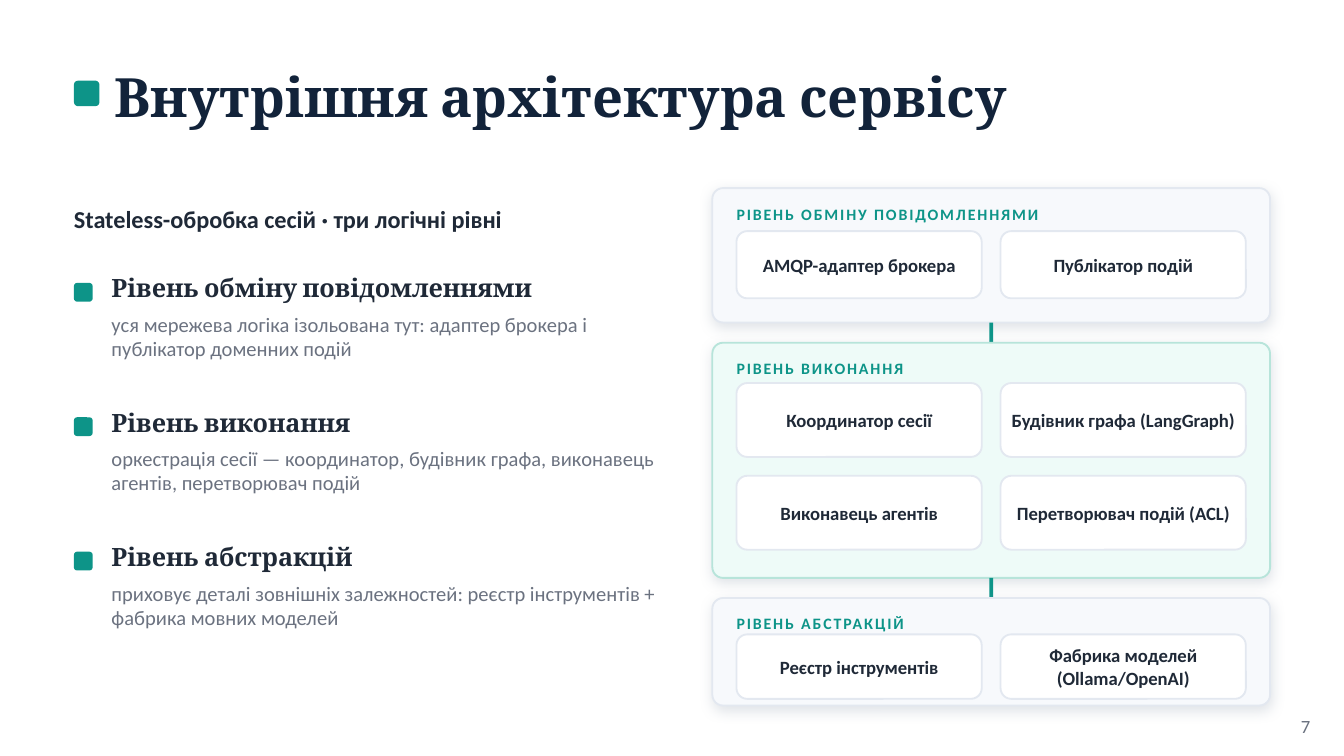
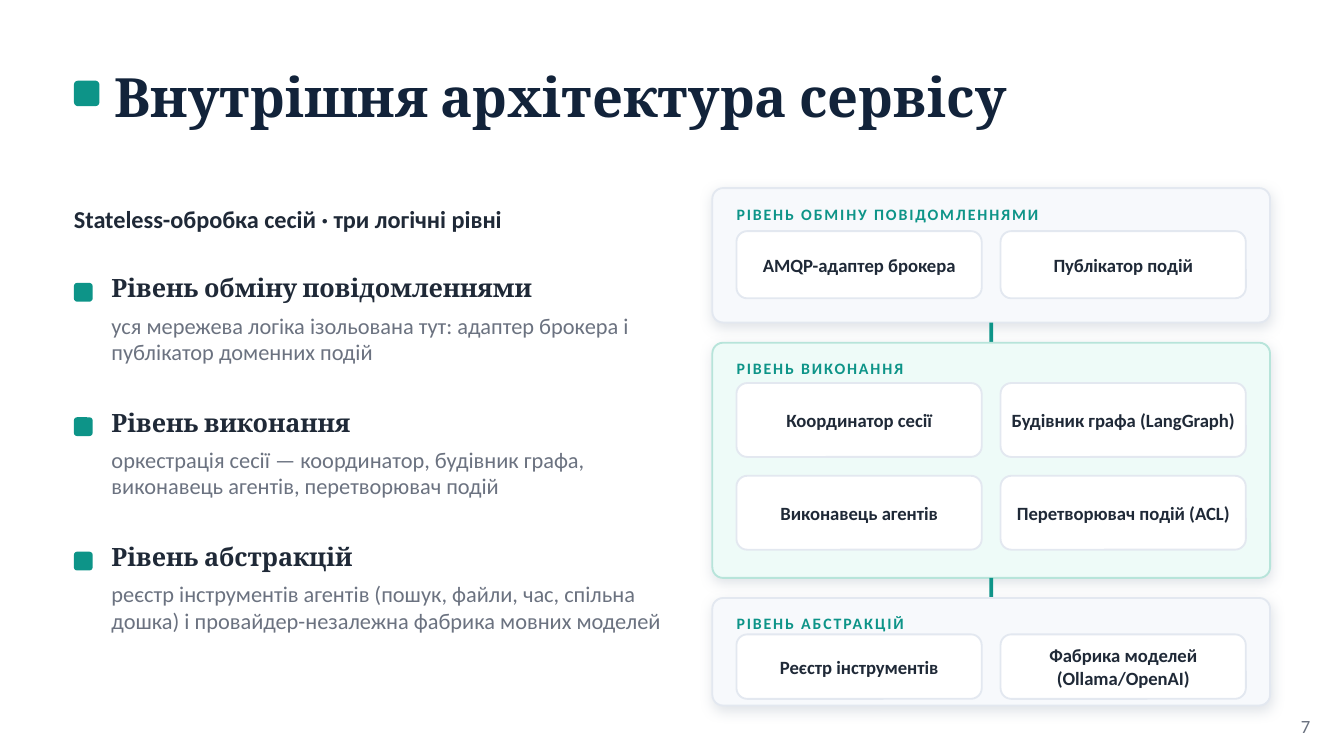
Before and after one commit to NureShelekhanOleksandr/2026_B_PI_PZPI-22-2_Shelekhan_O_M, a slide deck: slide 7 of 2026_Б_ПІ_ПЗПІ-22-2_Шелехань_О_М.pptx. Drawn at 1344x756 pixels with LibreOffice and Linux fonts; fonts in the diff are those of the drawing. Boxes give left, top, right and bottom in pixels: in the first picture for what was removed or moved away, otherwise in the second. Text is boxed around its words. In the diff, an @@ line names an element or a change of style, - is before the commit and + after.

```diff
--- a/2026_Б_ПІ_ПЗПІ-22-2_Шелехань_О_М.pptx
+++ b/2026_Б_ПІ_ПЗПІ-22-2_Шелехань_О_М.pptx
@@ text "уся мережева логіка ізольована тут: ..." at box(111, 318, 628, 364): size 11 to 12 pt @@
@@ text "оркестрація сесії — координатор, будівник ..." at box(111, 452, 584, 498): size 11 to 12 pt @@
@@ text at box(111, 586, 661, 633): text changed; size 11 to 12 pt @@
-приховує деталі зовнішніх залежностей: реєстр інструментів + фабрика мовних моделей
+реєстр інструментів агентів (пошук, файли, час, спільна дошка) і провайдер-незалежна фабрика мовних моделей
```
Also in this commit, not shown: 12 other slides changed, 1 slide added, 1 slide removed.
